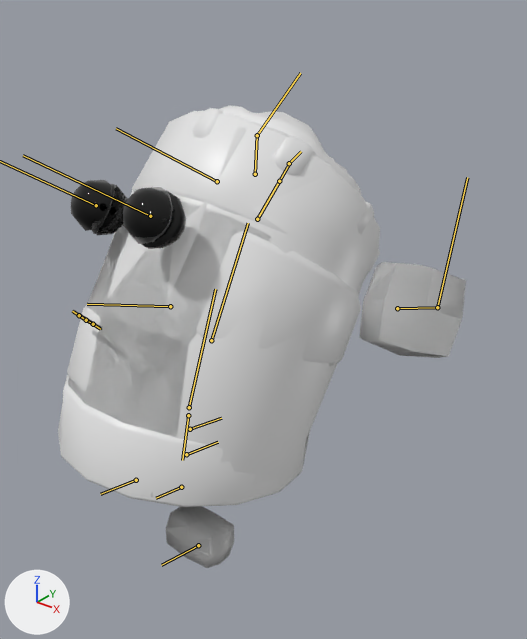
Renders of the FBX model Assets/Animations/Sushi/Animations.fbx from each side of a commit.
Before and after are seen from a 50 mm camera at (3.63, -3.7, 4.17) aimed at (0.15, 0.65, 1.48). Lighting does not change. The marker at lower left points along +X, +Y and +Z. Both versions are drawn at frame 2 of the action 'CharSmallAttack_Parry'; the numbers are the values there. The bones that bend it are drawn over the model as lines.

In view in the first picture: 'Char.BreadBased.01', 'Char.BreadBased.02', 'Char.Candy.V.01', 'Char.Candy.V.02', 'Char.Sushi.V.01', 'Char.Sushi.Validation'.
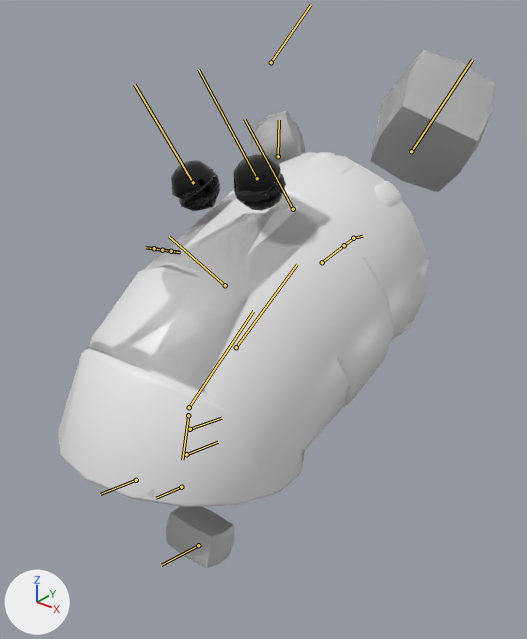
Changed parts and their boxes [x1, y1, x2, y2] in the pictures (527 x 639 px):
'Char.BreadBased.02', posed: before [58, 108, 380, 507]; after [58, 152, 429, 507]
'Char.BreadBased.01', posed: before [79, 169, 379, 490]; after [146, 50, 494, 568]
'Char.Sushi.Validation', posed: before [68, 121, 466, 568]; after [88, 117, 427, 492]
'Char.Sushi.V.01', posed: before [73, 105, 462, 555]; after [147, 73, 491, 555]
'Char.Candy.V.01', posed: before [59, 116, 246, 497]; after [59, 153, 355, 498]
bone 'hand.L', root to tip: before (397, 308) to (437, 307); after (411, 151) to (472, 59)
bone 'hand.R', root to tip: before (255, 174) to (257, 135); after (278, 156) to (279, 120)
bone 'Body_Bottom', root to tip: before (189, 407) to (215, 289); after (189, 407) to (253, 311)
bone 'Body_Top', root to tip: before (211, 340) to (248, 223); after (236, 347) to (297, 264)
bone 'Head', root to tip: before (257, 219) to (279, 181); after (322, 262) to (344, 245)
bone 'Mouth_Controller', root to tip: before (170, 306) to (87, 304); after (225, 285) to (169, 236)
bone 'Eyes_Controller', root to tip: before (217, 181) to (116, 128); after (293, 209) to (244, 119)

The edits, one by one:
Bone 'hand.L' (bone_hand_l) moves from (-0.042, 0.277, -1.242) to (-0.042, 0.277, -2.197).
Bone 'hand.L' (bone_hand_l) turns from (-26, -15, 51) to (-56, -23, 60) degrees about its own x, y and z.
Bone 'hand.R' (bone_hand_r) moves from (-2.24, -0.233, -1.122) to (-2.645, -0.233, -1.234).
Bone 'Body_Bottom' (bone_body_bottom) turns from (-21, -13, 5) to (-56, -8, 11) degrees about its own x, y and z.
Bone 'Body_Top' (bone_body_top) moves from (0.0, 0.58, -0.161) to (0.0, 0.389, -0.468).
Bone 'Body_Top' (bone_body_top) turns from (-30, -12, 7) to (-61, -7, 13) degrees about its own x, y and z.
Bone 'Head' (bone_head) moves from (0.0, 0.705, -0.759) to (0.0, 0.026, -1.731).
Bone 'Head' (bone_head) turns from (-51, -9, 11) to (-81, -2, 14) degrees about its own x, y and z.
Bone 'Mouth_Controller' (bone_mouth_controller) moves from (0.0, -0.102, -1.005) to (0.0, -0.714, -0.96).
Bone 'Mouth_Controller' (bone_mouth_controller) turns from (-18, 5, 13) to (-49, 11, 9) degrees about its own x, y and z.
Bone 'Eyes_Controller' (bone_eyes_controller) moves from (0.0, -0.658, -1.192) to (0.0, -1.616, -0.73).
Bone 'Eyes_Controller' (bone_eyes_controller) turns from (-33, 8, 11) to (-65, 13, 5) degrees about its own x, y and z.
